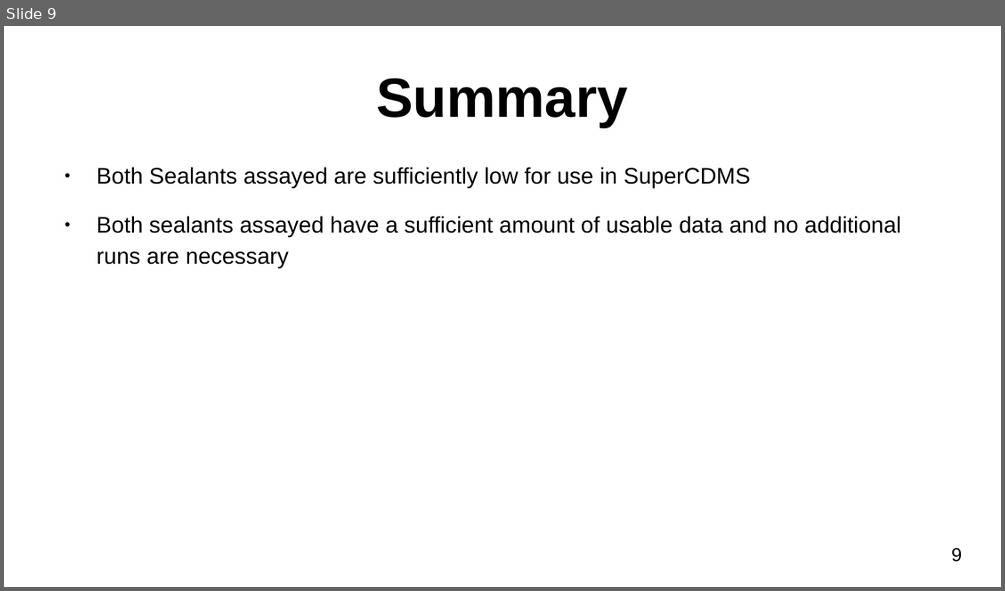
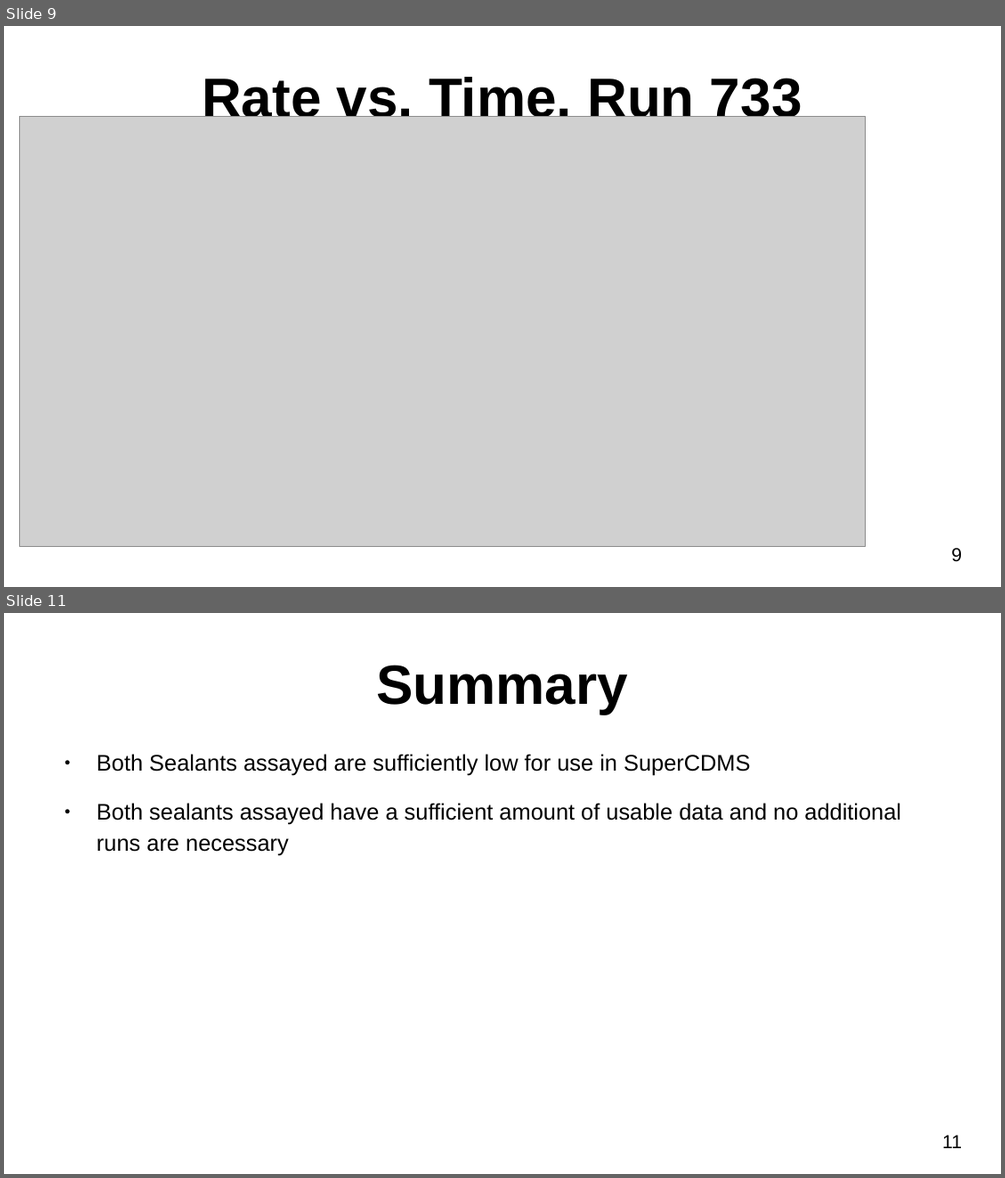
Before and after one commit to ryottmp3/radon, a slide deck: reports/GE_General_Purpose_Sealants_Report/GE_General_Purpose_Sealants_Report.odp. Shown one above the other, each under a label of ours: slide 9 before the commit, slides 9 and 11 after it; the slides between them are not shown. The pictures are 1005x591 and 1005x1178 pixels, drawn with LibreOffice and Linux fonts; fonts in the diff are those of the drawing; grey boxes stand for pictures. Boxes give left, top, right and bottom in pixels: in the first picture for what was removed or moved away, otherwise in the second. Text is boxed around its words. In the diff, an @@ line names an element or a change of style, - is before the commit and + after.

```diff
--- a/reports/GE_General_Purpose_Sealants_Report/GE_General_Purpose_Sealants_Report.odp
+++ b/reports/GE_General_Purpose_Sealants_Report/GE_General_Purpose_Sealants_Report.odp
@@ slide 9 added at <box>4,26,1001,587</box>, background #FFFFFF; not listed: 1 template element that a slide beside it also shows @@
@@ title added at <box>202,72,802,127</box>, 44 pt, text #000000, bold @@
+Rate vs. Time, Run 733
@@ picture added at <box>19,117,866,546</box> @@
@@ what was slide 9 is now slide 11 @@
@@ page number at <box>942,1135,962,1148</box>: text changed @@
-9
+11
```
Also in this commit, not shown: 8 other slides added, 30 other files.
